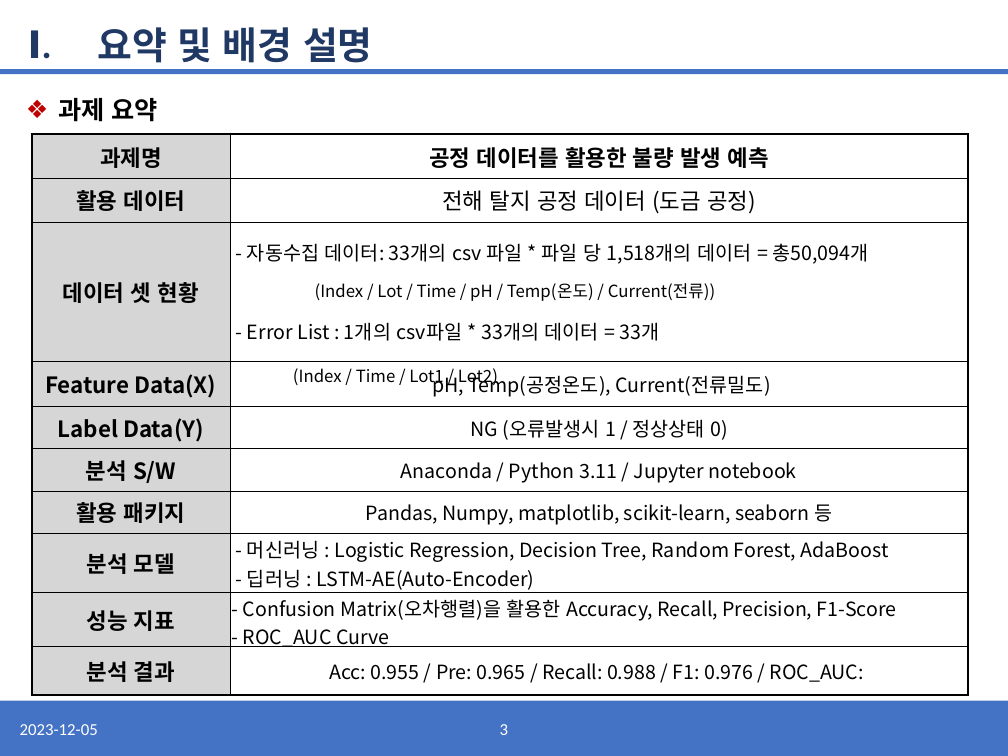
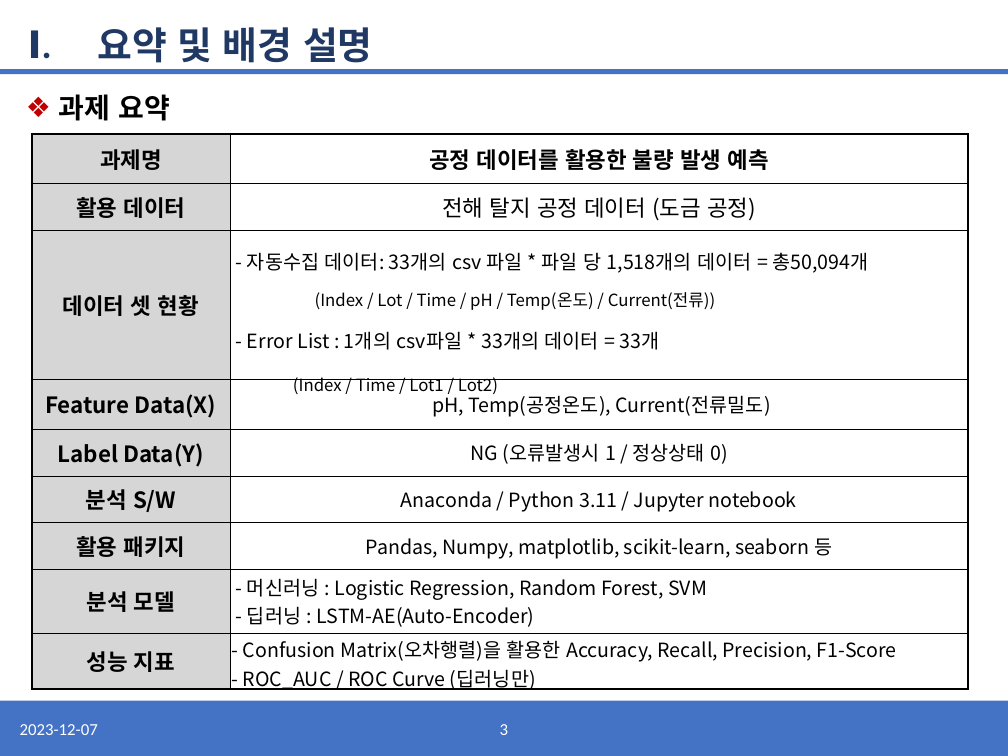
Before and after one commit to sakura09040904/Portfolio, a slide deck: slide 3 of 2. 1학년2학기/2. 산업빅데이터 분석 실제/과제/기말_과제_발표자료.pptx. Drawn at 1008x756 pixels with LibreOffice and Linux fonts; fonts in the diff are those of the drawing. Boxes give left, top, right and bottom in pixels: in the first picture for what was removed or moved away, otherwise in the second. Text is boxed around its words. In the diff, an @@ line names an element or a change of style, - is before the commit and + after.

```diff
--- a/2. 1학년2학기/2. 산업빅데이터 분석 실제/과제/기말_과제_발표자료.pptx
+++ b/2. 1학년2학기/2. 산업빅데이터 분석 실제/과제/기말_과제_발표자료.pptx
@@ text "과제 요약" at (59, 94, 170, 121): size 18 to 20 pt @@
@@ table at (31, 134, 968, 694) @@
-row 8: 분석 모델 | - 머신러닝 : Logistic Regression, Decision Tree, Random Forest, AdaBoost - 딥러닝 : LSTM-AE(Auto-Encoder)
-row 9: 성능 지표 | - Confusion Matrix(오차행렬)을 활용한 Accuracy, Recall, Precision, F1-Score / - ROC_AUC Curve
-row 10: 분석 결과 | Acc: 0.955 / Pre: 0.965 / Recall: 0.988 / F1: 0.976 / ROC_AUC:
+row 8: 분석 모델 | - 머신러닝 : Logistic Regression, Random Forest, SVM - 딥러닝 : LSTM-AE(Auto-Encoder)
+row 9: 성능 지표 | - Confusion Matrix(오차행렬)을 활용한 Accuracy, Recall, Precision, F1-Score / - ROC_AUC / ROC Curve (딥러닝만)
@@ text at (20, 724, 98, 735): text changed @@
-2023-12-05
+2023-12-07
```
Also in this commit, not shown: 14 other slides changed, 14 slides added, 1 slide removed, 38 other files.
